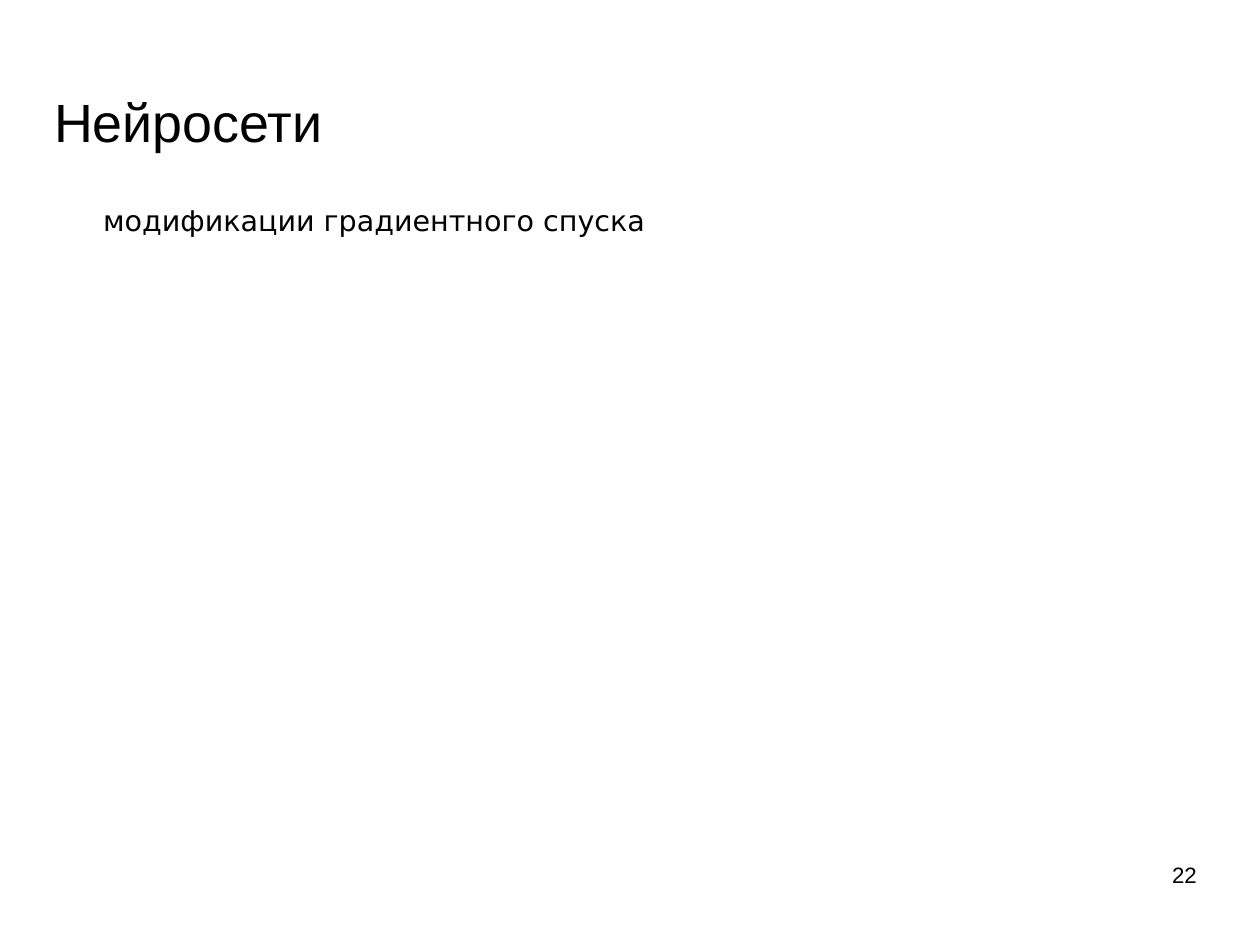
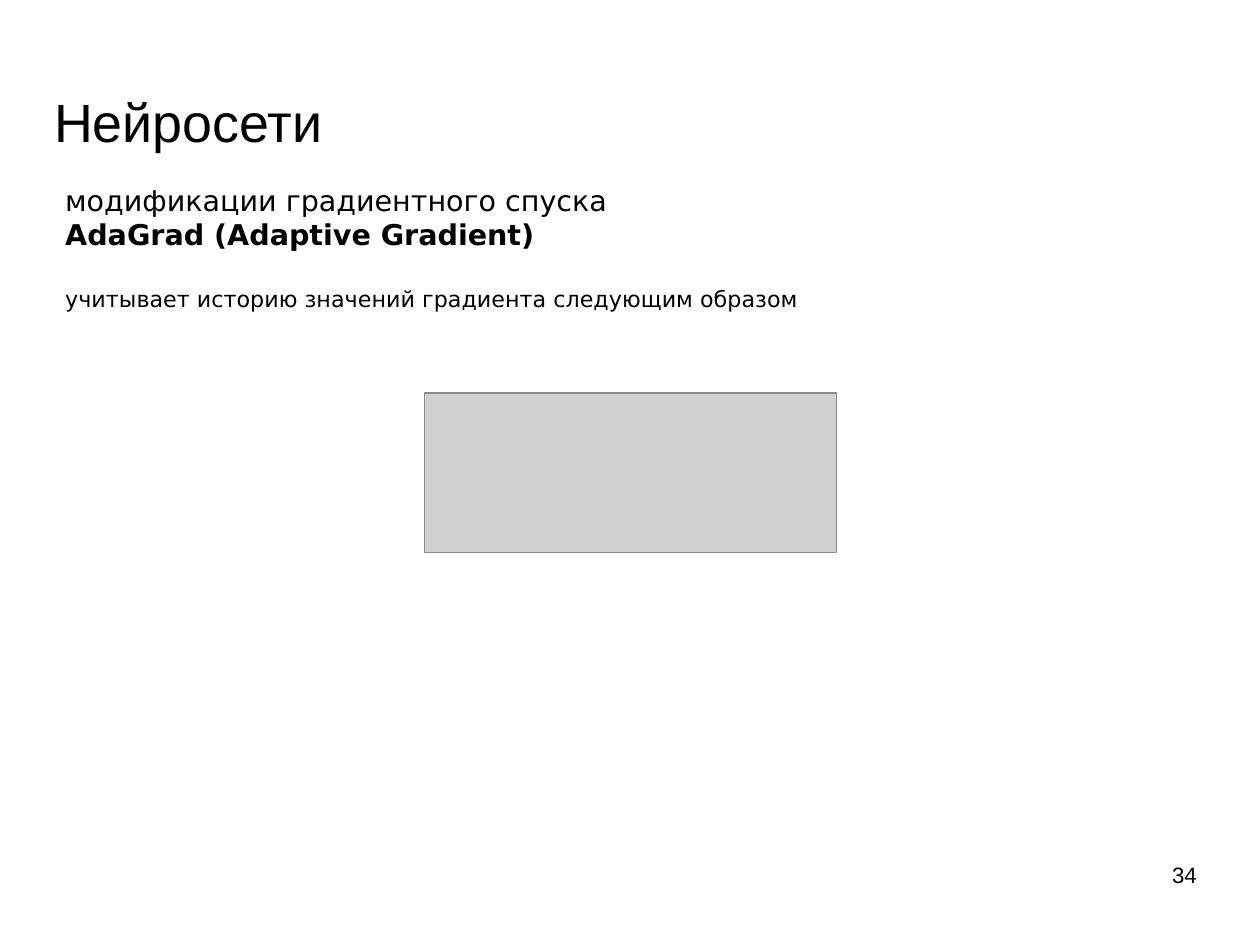
Before and after one commit to mechanoid5/ml_lectorium_legacy, a slide deck: slide 34 of 10-ann.odp (slide 22 before the commit). Drawn at 1260x945 pixels with LibreOffice and Linux fonts; fonts in the diff are those of the drawing; grey boxes stand for pictures; background and template pictures are left out. Boxes give left, top, right and bottom in pixels: in the first picture for what was removed or moved away, otherwise in the second. Text is boxed around its words. In the diff, an @@ line names an element or a change of style, - is before the commit and + after.

```diff
--- a/10-ann.odp
+++ b/10-ann.odp
@@ text "модификации градиентного спуска" moved from (x1=103, y1=210, x2=645, y2=237) to (x1=65, y1=190, x2=797, y2=312) @@
@@ text at (x1=65, y1=223, x2=797, y2=312): paragraphs added @@
+AdaGrad (Adaptive Gradient)
+учитывает историю значений градиента следующим образом
@@ picture added at (x1=424, y1=393, x2=836, y2=553) @@
@@ page number at (x1=1172, y1=867, x2=1197, y2=884): text changed @@
-22
+34
```
Also in this commit, not shown: 4 other slides changed, 13 slides added, 1 slide removed.
